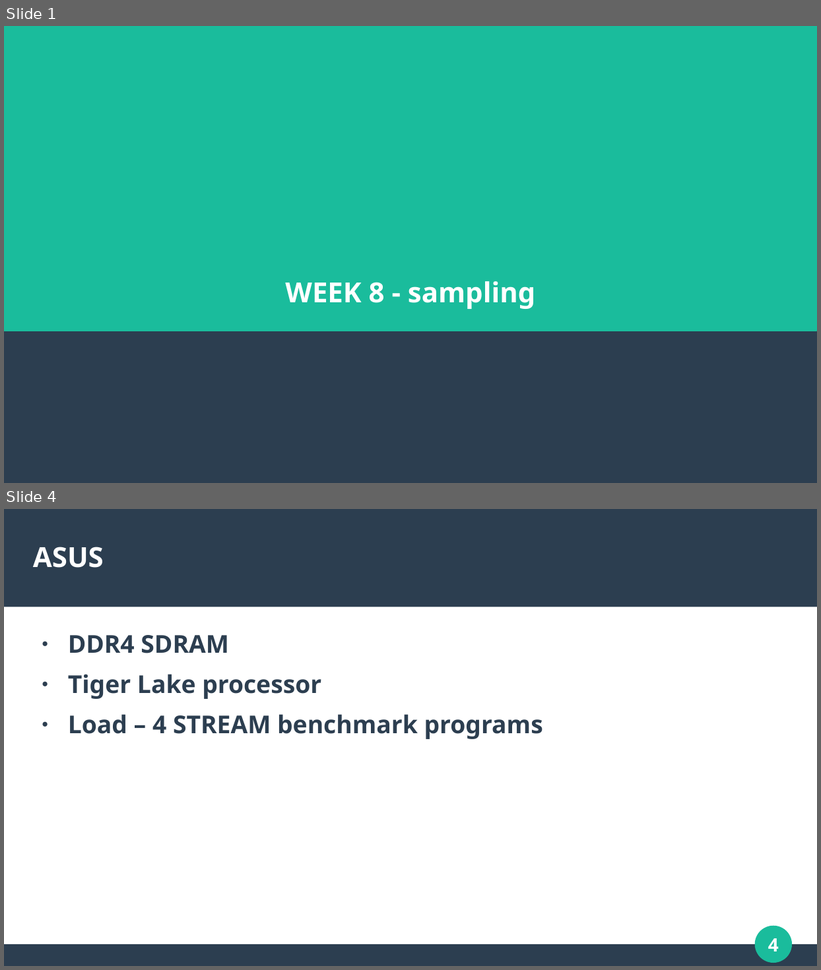
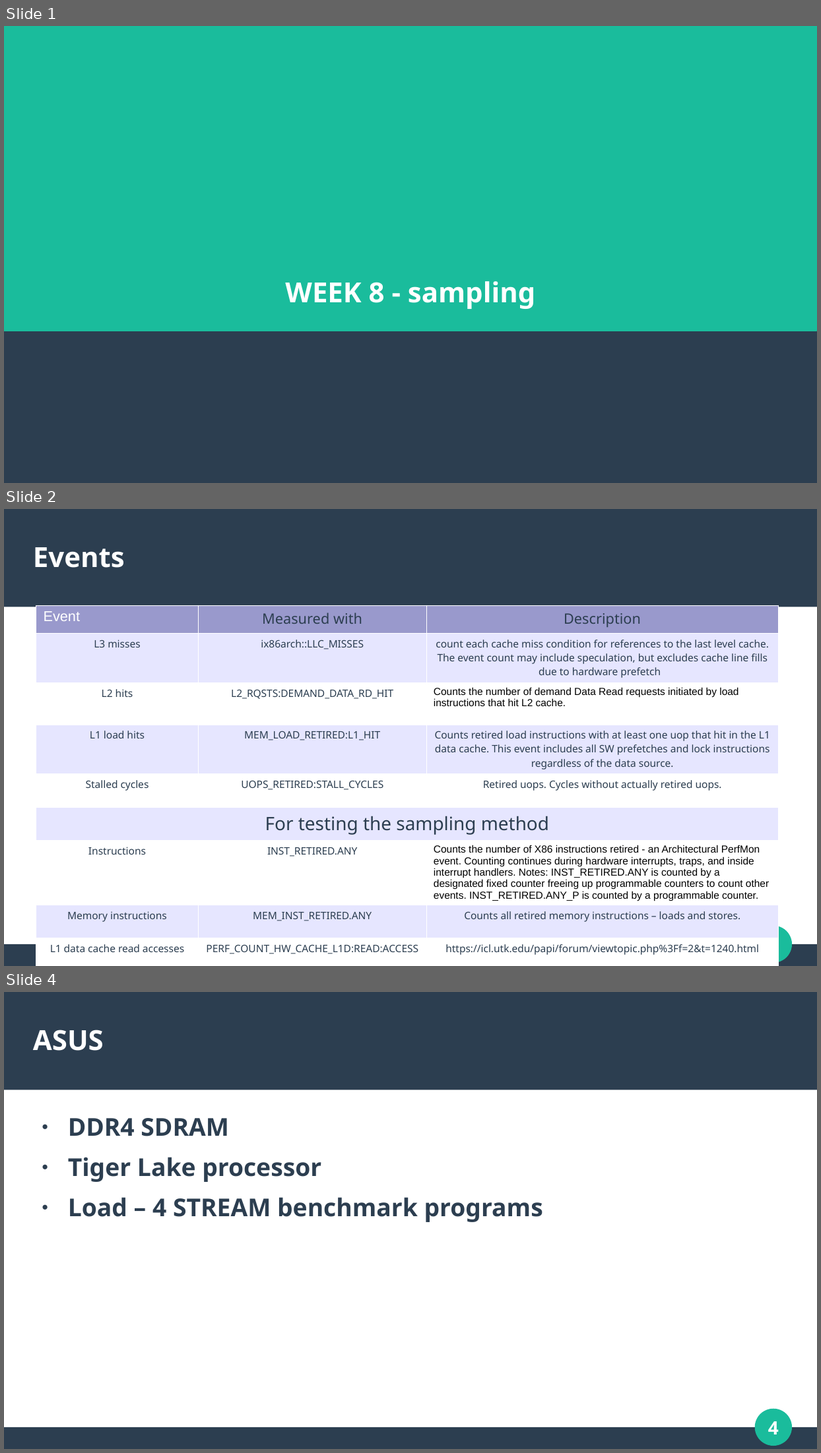
Before and after one commit to bogdanaKolic/THESIS, a slide deck: week8-sampling.odp. Shown one above the other, each under a label of ours: slides 1 and 4 before the commit, slides 1, 2 and 4 after it; the slides between them are not shown. The pictures are 821x970 and 821x1453 pixels, drawn with LibreOffice and Linux fonts; fonts in the diff are those of the drawing. Boxes give left, top, right and bottom in pixels: in the first picture for what was removed or moved away, otherwise in the second. Text is boxed around its words. In the diff, an @@ line names an element or a change of style, - is before the commit and + after.

```diff
--- a/week8-sampling.odp
+++ b/week8-sampling.odp
@@ slide 2 added at (4, 509, 817, 966), background #FFFFFF; not listed: 4 template elements that a slide beside it also shows @@
@@ title added at (33, 547, 125, 568), 27 pt, text #FFFFFF, bold @@
+Events
@@ table added at (36, 605, 778, 958), 9 rows, 3 columns @@
+Event | Measured with | Description
+L3 misses | ix86arch::LLC_MISSES | count each cache miss condition for references to the last level cache. The event count may include speculation, but excludes cache line fills due to hardware prefetch
+L2 hits | L2_RQSTS:DEMAND_DATA_RD_HIT | Counts the number of demand Data Read requests initiated by load instructions that hit L2 cache.
+L1 load hits | MEM_LOAD_RETIRED:L1_HIT | Counts retired load instructions with at least one uop that hit in the L1 data cache. This event includes all SW prefetches and lock instructions regardless of the data source.
+Stalled cycles | UOPS_RETIRED:STALL_CYCLES | Retired uops. Cycles without actually retired uops.
+For testing the sampling method |  | 
+Instructions | INST_RETIRED.ANY | Counts the number of X86 instructions retired - an Architectural PerfMon event. Counting continues during hardware interrupts, traps, and inside interrupt handlers. Notes: INST_RETIRED.ANY is counted by a designated fixed counter freeing up programmable counters to count other events. INST_RETIRED.ANY_P is counted by a programmable counter.
+Memory instructions | MEM_INST_RETIRED.ANY | Counts all retired memory instructions – loads and stores.
+L1 data cache read accesses | PERF_COUNT_HW_CACHE_L1D:READ:ACCESS | https://icl.utk.edu/papi/forum/viewtopic.php%3Ff=2&t=1240.html
```
Also in this commit, not shown: 1 slide changed, 1 slide removed.
